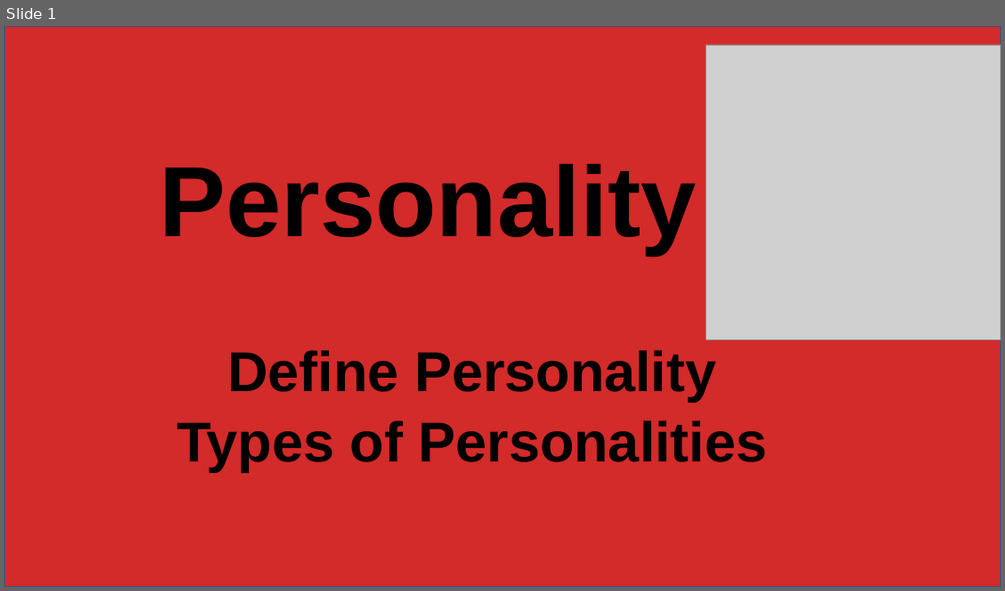
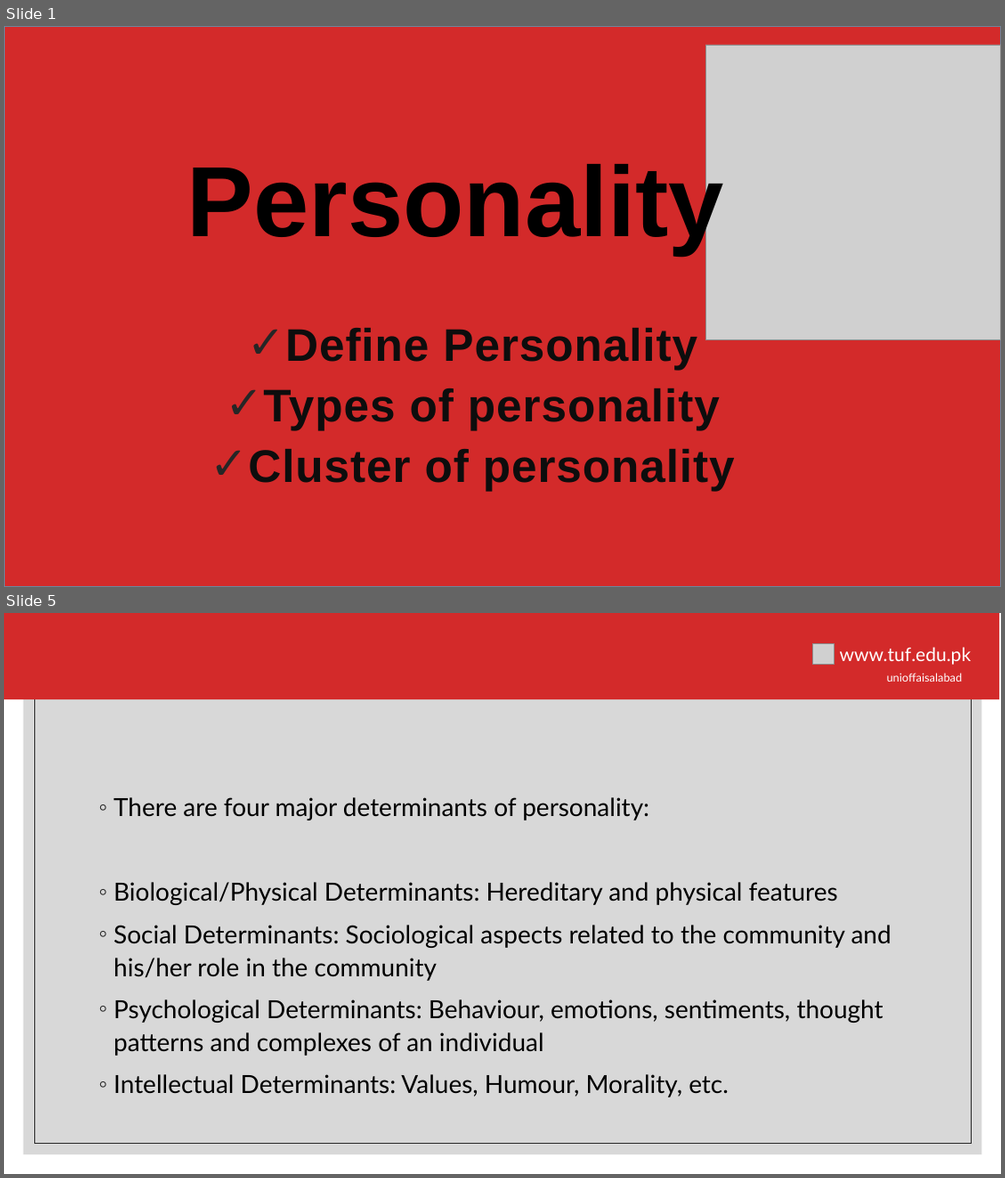
Before and after one commit to hamnasz/Semester-IV, a slide deck: Psychology/Mids/Slides/Lecture # 6.pptx. Shown one above the other, each under a label of ours: slide 1 before the commit, slides 1 and 5 after it; the slides between them are not shown. The pictures are 1005x591 and 1005x1178 pixels, drawn with LibreOffice and Linux fonts; fonts in the diff are those of the drawing; grey boxes stand for pictures; background and template pictures are left out. Boxes give left, top, right and bottom in pixels: in the first picture for what was removed or moved away, otherwise in the second. Text is boxed around its words. In the diff, an @@ line names an element or a change of style, - is before the commit and + after.

```diff
--- a/Psychology/Mids/Slides/Lecture # 6.pptx
+++ b/Psychology/Mids/Slides/Lecture # 6.pptx
@@ slide 5 added at (4, 613, 1001, 1174), background #FFFFFF @@
@@ rectangle added at (24, 633, 982, 1154), fill #BFBFBF at 60% opacity @@
@@ rectangle added at (34, 643, 971, 1143), outline #262626 0.5 pt @@
@@ group added at (4, 613, 999, 699): 2 texts, 1 rectangle, 1 picture @@
+unioffaisalabad
+www.tuf.edu.pk
@@ text added at (113, 797, 891, 1097), 24 pt, text #000000 @@
+◦ There are four major determinants of personality:
+◦ Biological/Physical Determinants: Hereditary and physical features
+◦ Social Determinants: Sociological aspects related to the community and his/her role in the community
+◦ Psychological Determinants: Behaviour, emotions, sentiments, thought patterns and complexes of an individual
+◦ Intellectual Determinants: Values, Humour, Morality, etc.
@@ slide 1 changed as well @@
@@ rectangle at (4, 26, 1001, 587): outline #325491 1 pt to #6D879B 1 pt @@
@@ rectangle added at (111, 130, 894, 483), fill #FFFFFF @@
@@ text "Personality" rewrapped from (160, 164, 696, 254) to (187, 157, 724, 254) @@
@@ subtitle "Define Personality": place and size @@
-subtitle "Define Personality" at (177, 350, 768, 472)
+subtitle "Define Personality" at (248, 328, 735, 491)
@@ subtitle at (285, 328, 697, 370): size 54 to 44 pt, text colour #000000 to #0D0D0D, letter spacing 0 to 0.8 pt in "Define Personality"; bullet none to ✓; line spacing 0.9 to 1.1; less space between paragraphs @@
@@ subtitle at (248, 388, 735, 491): text changed; size 54 to 44 pt; text colour #000000 to #0D0D0D @@
-Types of Personalities
+✓ Types of personality
+✓ Cluster of personality
```
Also in this commit, not shown: 2 other slides changed, 8 other slides added, 9 slides removed, 4 other files.
